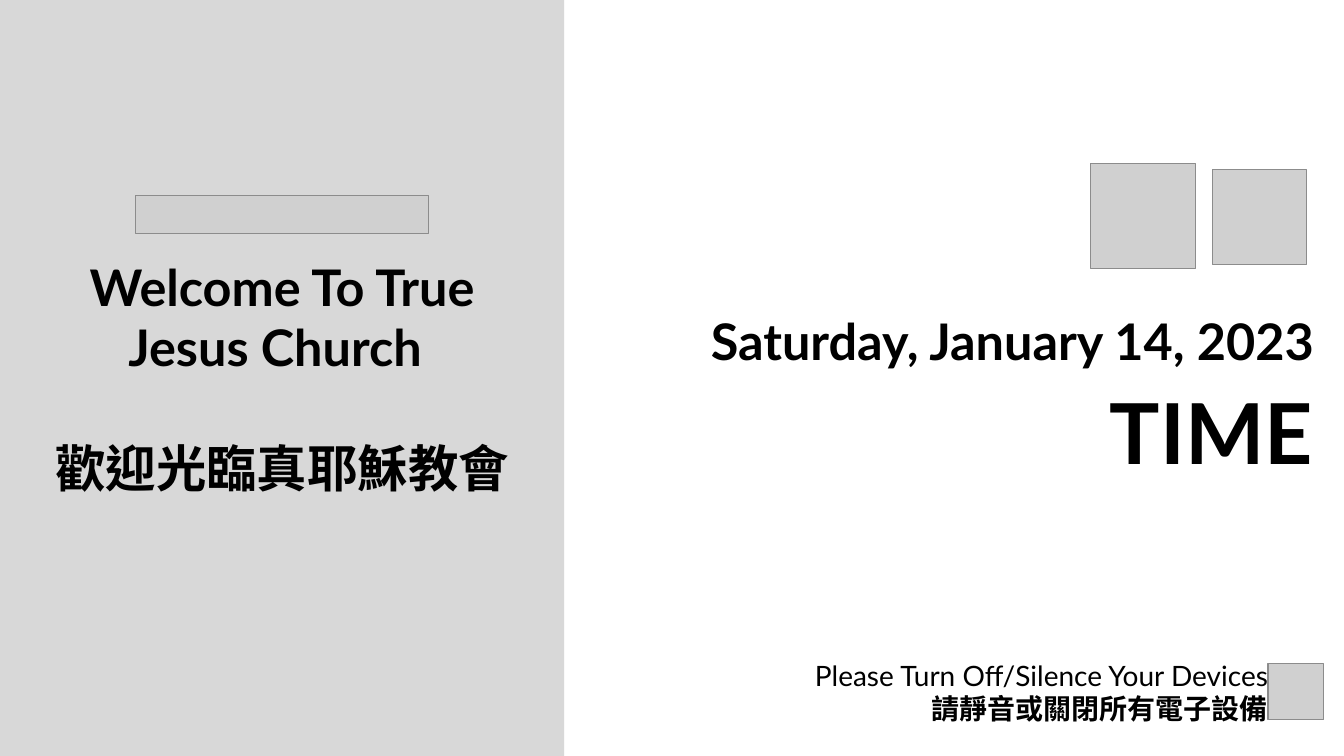
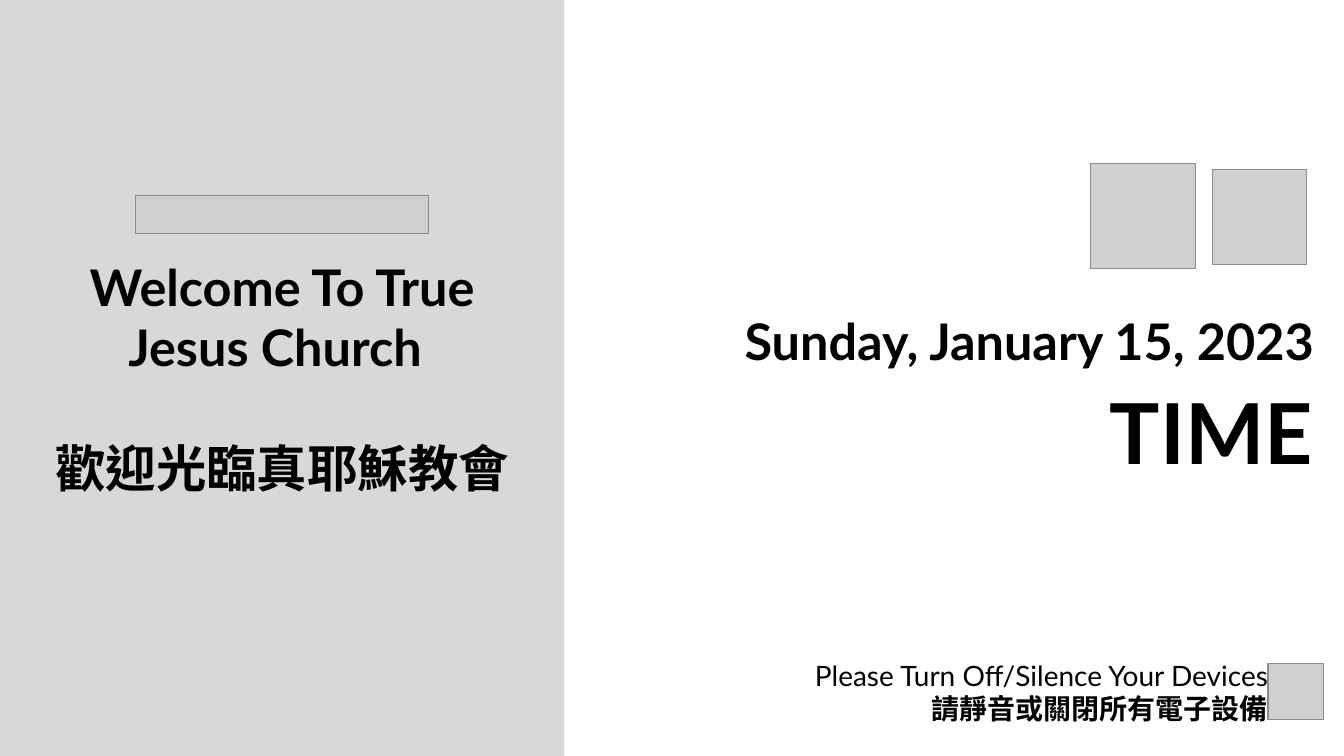
Before and after one commit to calebchanwy/tjc-powerpoint, a slide deck: slide 1 of TJCPowerPoint/bin/Debug/Files/ServiceWidescreen.pptx. Drawn at 1344x756 pixels with LibreOffice and Linux fonts; fonts in the diff are those of the drawing; grey boxes stand for pictures; background and template pictures are left out. Boxes give left, top, right and bottom in pixels: in the first picture for what was removed or moved away, otherwise in the second. Text is boxed around its words. In the diff, an @@ line names an element or a change of style, - is before the commit and + after.

```diff
--- a/TJCPowerPoint/bin/Debug/Files/ServiceWidescreen.pptx
+++ b/TJCPowerPoint/bin/Debug/Files/ServiceWidescreen.pptx
@@ text at bbox=[745, 322, 1314, 369]: text changed @@
-Saturday, January 14, 2023
+Sunday, January 15, 2023
```
Also in this commit, not shown: 1 other slide changed, 1 slide added, 23 other files.
